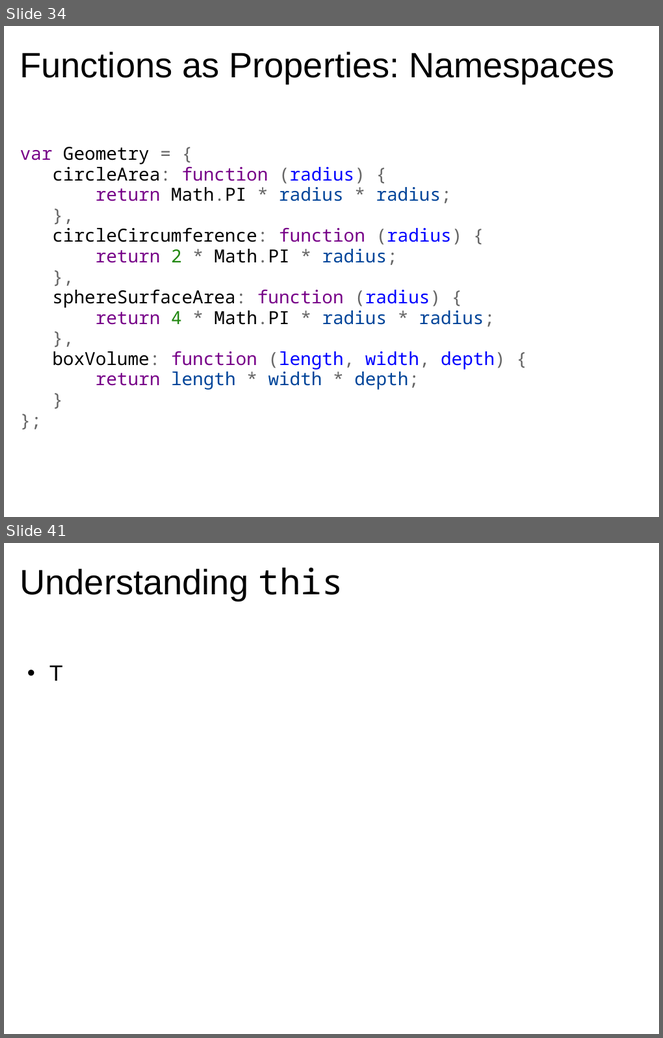
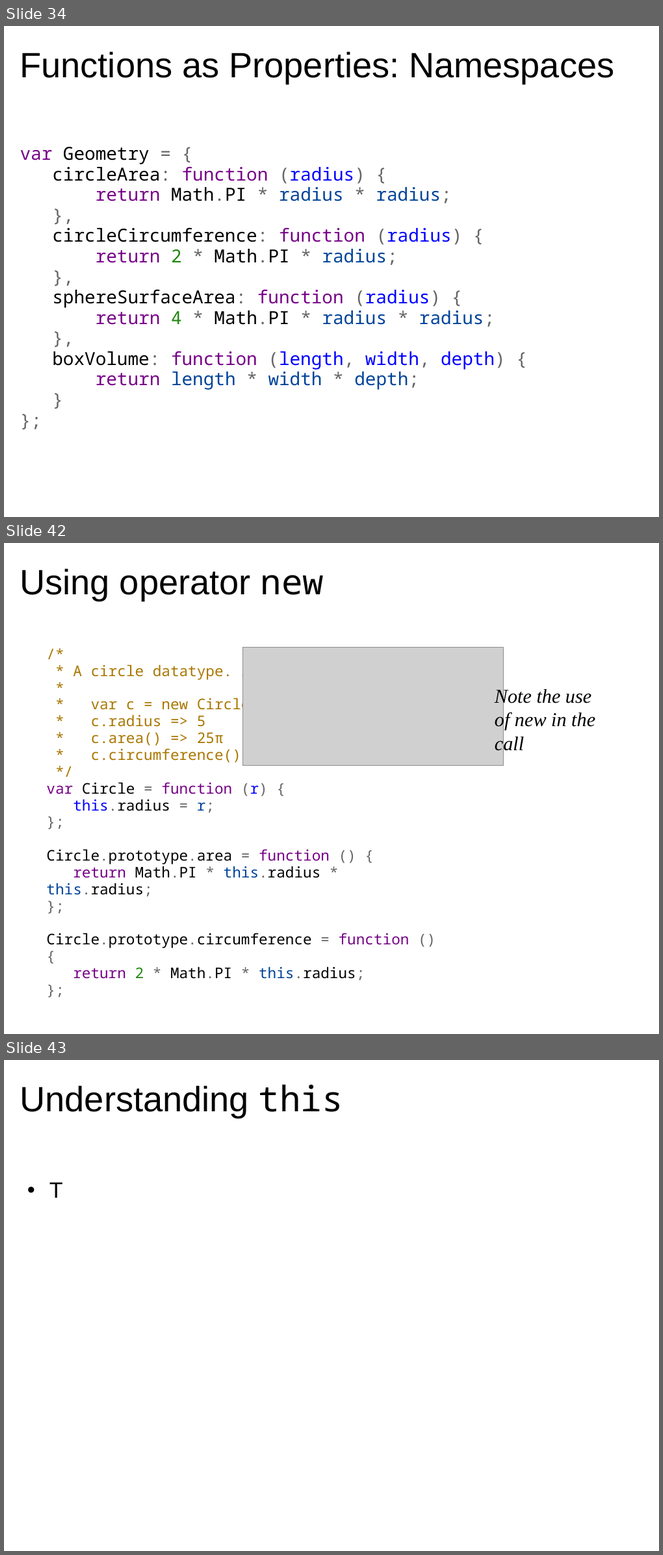
Before and after one commit to dondi/javascript-book, a slide deck: presentations/Chapter_5_Presentation.ppt. Shown one above the other, each under a label of ours: slides 34 and 41 before the commit, slides 34, 42 and 43 after it; the slides between them are not shown. The pictures are 663x1038 and 663x1555 pixels, drawn with LibreOffice and Linux fonts; fonts in the diff are those of the drawing; grey boxes stand for pictures; background and template pictures are left out. Boxes give left, top, right and bottom in pixels: in the first picture for what was removed or moved away, otherwise in the second. Text is boxed around its words. In the diff, an @@ line names an element or a change of style, - is before the commit and + after.

```diff
--- a/presentations/Chapter_5_Presentation.ppt
+++ b/presentations/Chapter_5_Presentation.ppt
@@ slide 42 added at <box>4,543,659,1034</box>, background picture (left out) @@
@@ title added at <box>20,568,324,601</box>, 43 pt, text #000000 @@
+Using operator new
@@ picture added at <box>243,648,504,766</box> @@
@@ text added at <box>46,663,410,980</box>, 18 pt, text #AA7700 @@
+  /*
+  * A circle datatype. Synopsis:
+  *
+  * var c = new Circle(5);
+  * c.radius => 5
+  * c.area() => 25π
+  * c.circumference() => 10π
+  */
+  var Circle = function (r) {
+  this.radius = r;
+  };
+  Circle.prototype.area = function () {
+  return Math.PI * this.radius * this.radius;
+  };
+  Circle.prototype.circumference = function () {
+  return 2 * Math.PI * this.radius;
+  };
@@ text added at <box>495,688,596,754</box>, 24 pt, text #000000, italic @@
+Note the use of new in the call
@@ what was slide 41 is now slide 43 @@
```
Also in this commit, not shown: 3 slides changed, 5 other slides added, 4 slides removed.
